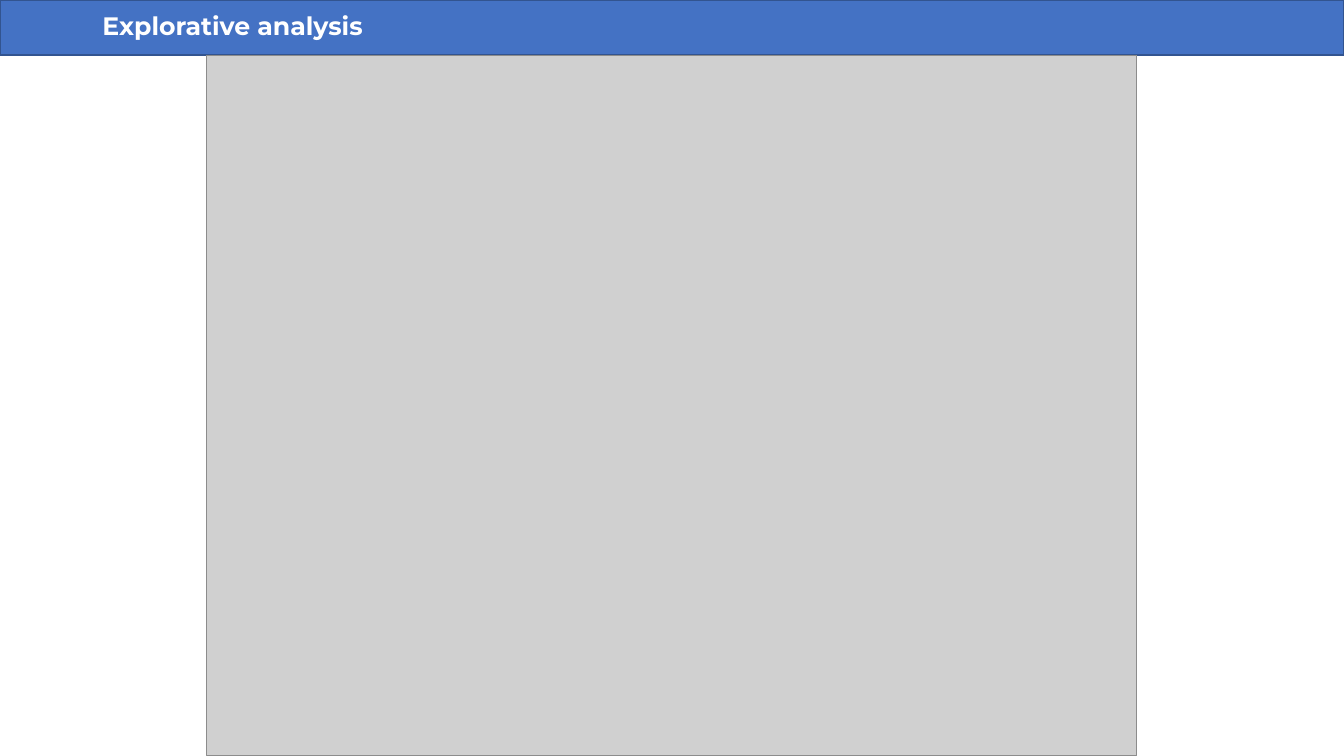
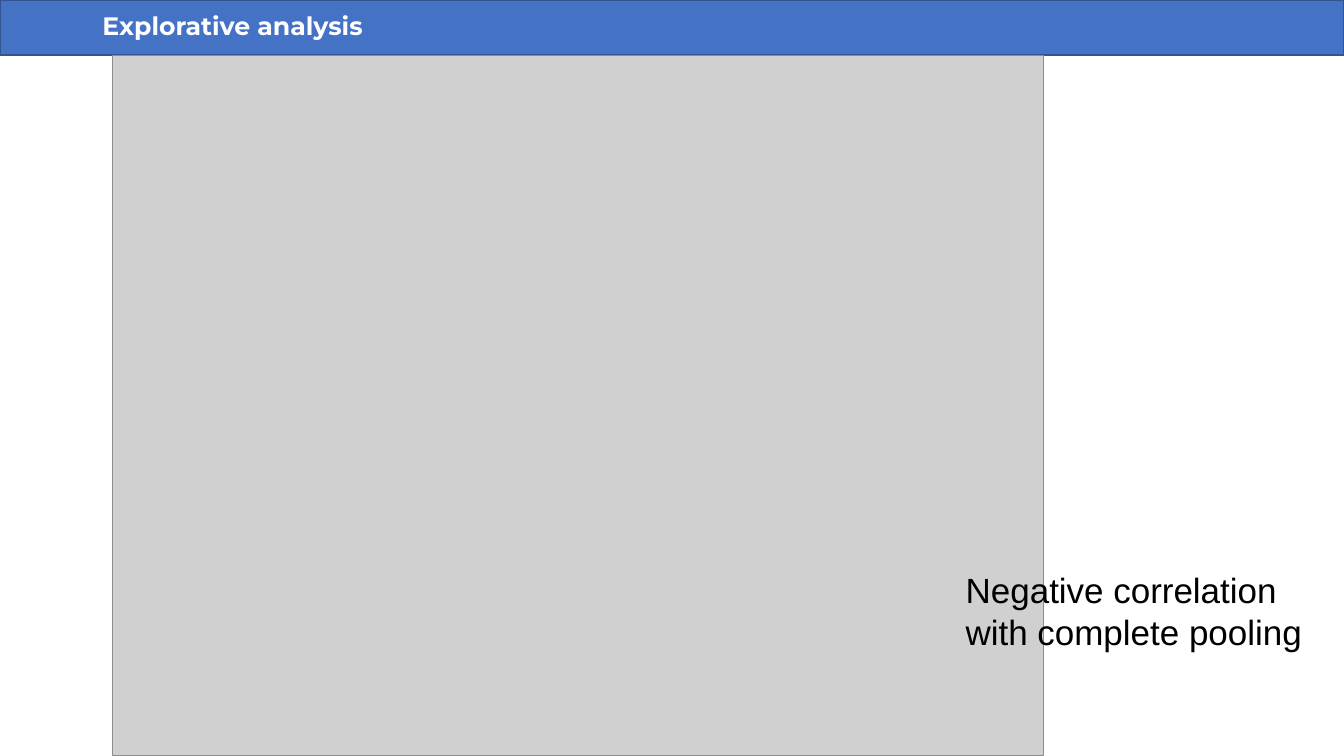
Before and after one commit to saraserafino/UVB-exposure-on-melanoma-mortality, a slide deck: slide 8 of UVB-exposure-on-melanoma-mortality.pptx. Drawn at 1344x756 pixels with LibreOffice and Linux fonts; fonts in the diff are those of the drawing; grey boxes stand for pictures. Boxes give left, top, right and bottom in pixels: in the first picture for what was removed or moved away, otherwise in the second. Text is boxed around its words. In the diff, an @@ line names an element or a change of style, - is before the commit and + after.

```diff
--- a/UVB-exposure-on-melanoma-mortality.pptx
+++ b/UVB-exposure-on-melanoma-mortality.pptx
@@ picture: place and size @@
-picture at (207, 55, 1137, 756)
+picture at (113, 55, 1044, 756)
@@ text added at (966, 575, 1302, 652), 25 pt, text #000000 @@
+Negative correlation with complete pooling
```
Also in this commit, not shown: 7 other slides changed, 2 slides added, 1 slide removed, 26 other files.
